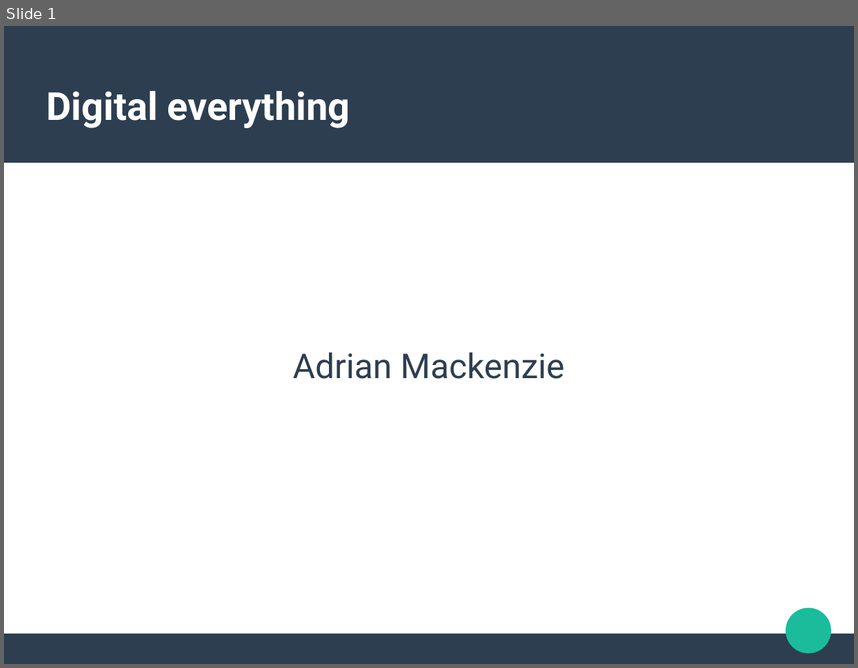
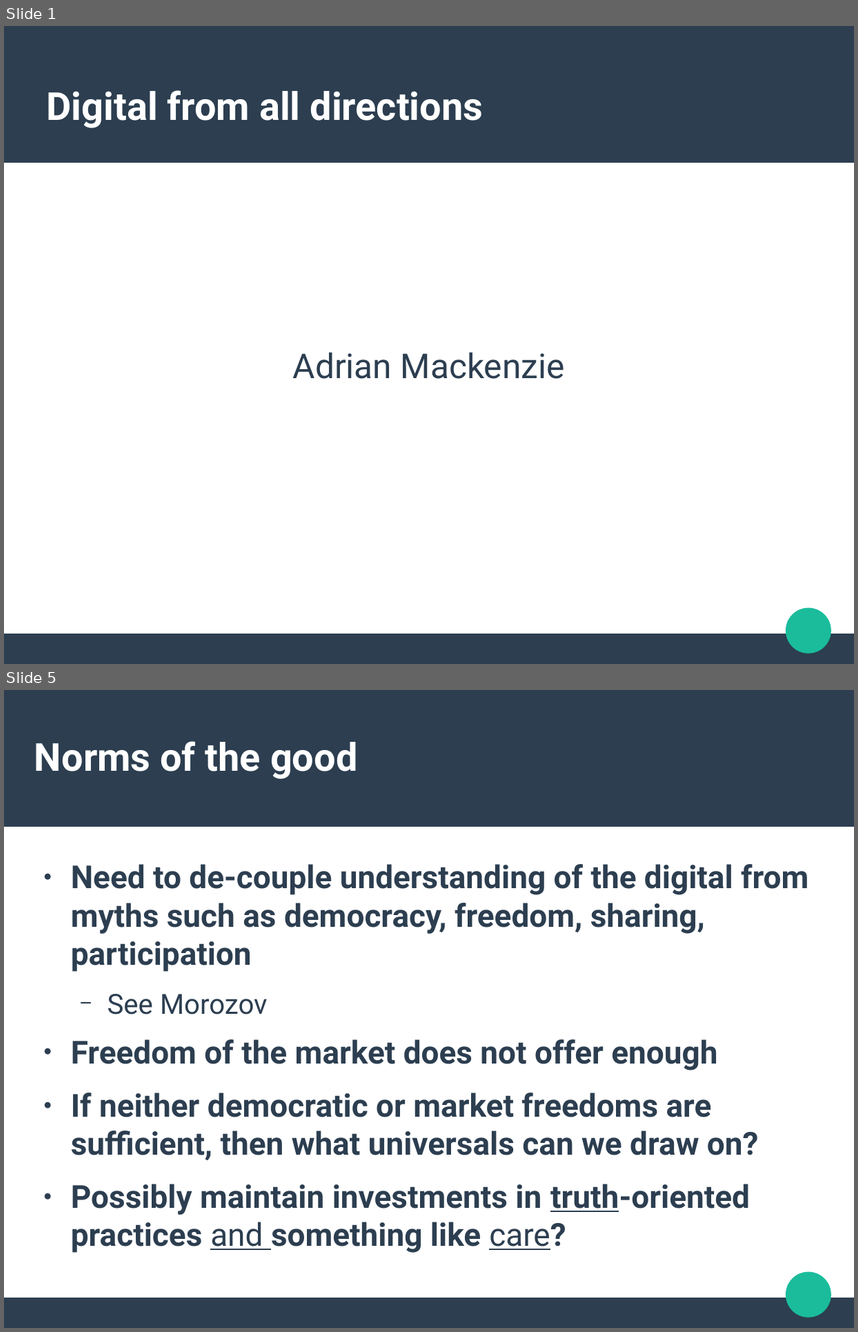
Before and after one commit to rian39/digital_ethics, a slide deck: digital_ethics_slides.odp. Shown one above the other, each under a label of ours: slide 1 before the commit, slides 1 and 5 after it; the slides between them are not shown. The pictures are 858x668 and 858x1332 pixels, drawn with LibreOffice and Linux fonts; fonts in the diff are those of the drawing. Boxes give left, top, right and bottom in pixels: in the first picture for what was removed or moved away, otherwise in the second. Text is boxed around its words. In the diff, an @@ line names an element or a change of style, - is before the commit and + after.

```diff
--- a/digital_ethics_slides.odp
+++ b/digital_ethics_slides.odp
@@ slide 5 added at box(4, 690, 854, 1328), background #FFFFFF; not listed: 3 template elements that a slide beside it also shows @@
@@ title added at box(34, 741, 358, 779), 36 pt, text #FFFFFF, bold @@
+Norms of the good
@@ text added at box(71, 864, 809, 1252), 29.6 pt, text #2C3E50, bold @@
+● Need to de-couple understanding of the digital from myths such as democracy, freedom, sharing, participation
+  − See Morozov
+● Freedom of the market does not offer enough
+● If neither democratic or market freedoms are sufficient, then what universals can we draw on?
+● Possibly maintain investments in truth-oriented practices and something like care?
@@ slide 1 changed as well @@
@@ title at box(47, 90, 484, 128): text changed @@
-Digital everything
+Digital from all directions
```
Also in this commit, not shown: 3 other slides changed, 6 other slides added, 3 slides removed, 1 other file.
